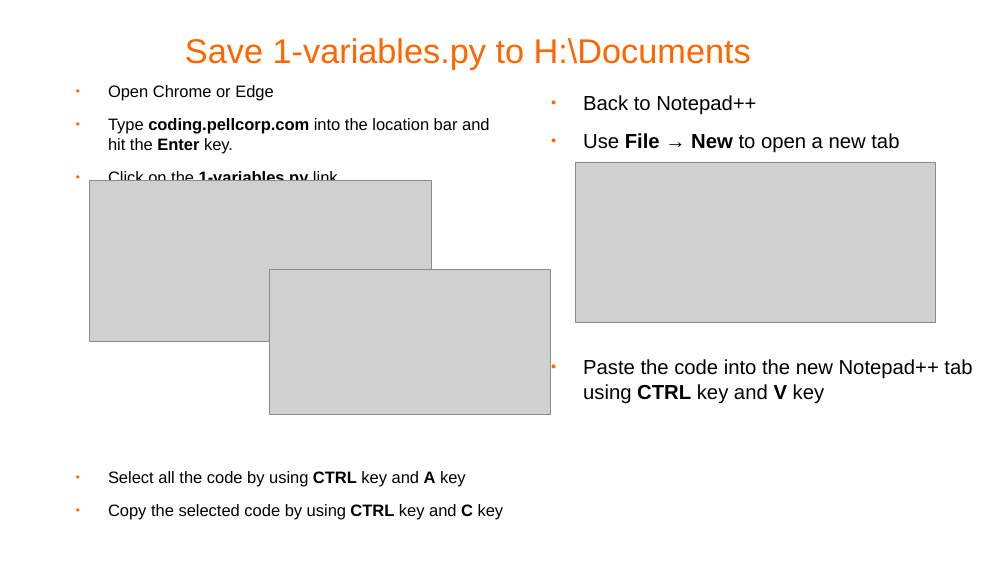
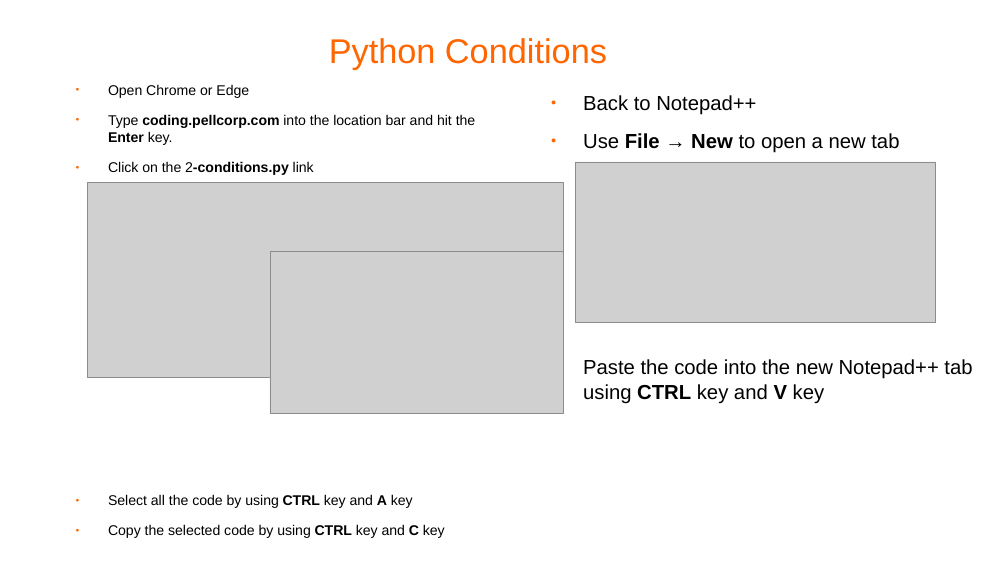
Before and after one commit to pellcorp/coding, a slide deck: slide 8 of docs/python-coding.odp (slide 9 before the commit). Drawn at 1008x567 pixels with LibreOffice and Linux fonts; fonts in the diff are those of the drawing; grey boxes stand for pictures; background and template pictures are left out. Boxes give left, top, right and bottom in pixels: in the first picture for what was removed or moved away, otherwise in the second. Text is boxed around its words. In the diff, an @@ line names an element or a change of style, - is before the commit and + after.

```diff
--- a/docs/python-coding.odp
+++ b/docs/python-coding.odp
@@ title at bbox=[329, 38, 607, 69]: text changed @@
-Save 1-variables.py to H:\Documents
+Python Conditions
@@ text at bbox=[108, 84, 476, 538]: size 13 to 11.1 pt in "Open Chrome or Edge", "Type coding.pellcorp.com into the location bar and ...", "Select all the code by using CTRL ...", "Copy the selected code by using CTRL ..." @@
@@ text at bbox=[108, 161, 314, 175]: text changed; size 13 to 11.1 pt @@
-● Click on the 1-variables.py link
+● Click on the 2-conditions.py link
@@ picture: place and size @@
-picture at bbox=[90, 180, 432, 342]
+picture at bbox=[87, 182, 563, 378]
@@ picture: place and size @@
-picture at bbox=[270, 270, 551, 414]
+picture at bbox=[270, 252, 563, 414]
```
Also in this commit, not shown: 3 other slides changed, 1 slide removed, 25 other files.
